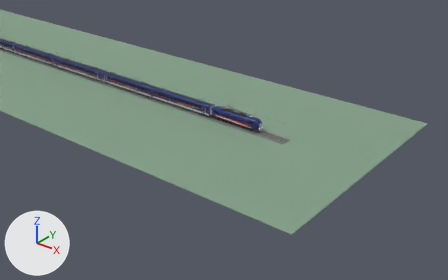
The Blender file assets/blender/nightjet-new-generation/nightjet-new-generation-master.blend, before and after one commit.
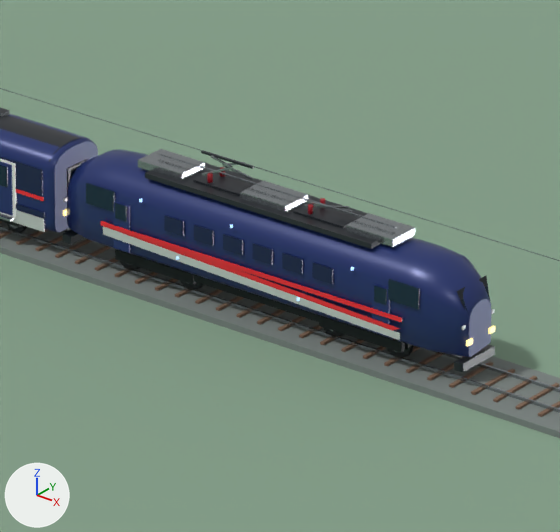
Each version appears first from a 50 mm lens placed at (203.1, -144.2, 82.3), pointed at (91.5, -4.6, -4.2), and next in a close-up on the part from 45% to 60% of the width and 31% to 54% of the height. Arrows for +X, +Y and +Z are at lower left; the lights stay in place. The last two pictures show the newer version.

Script lines for the objects in view, before the commit:
```python
ob_nightjet_taurus_grey_swoosh__1_001 = bpy.data.objects.new('nightjet_taurus_grey_swoosh_-1.001', me_nightjet_taurus_grey_swoosh__1_mesh)
ob_nightjet_taurus_grey_swoosh__1_001.parent = ob_vehicle_00_taurus_1116
ob_nightjet_taurus_grey_swoosh__1_001.location = (0.0, 0.0, 0.0)
ob_nightjet_taurus_red_stripe__1_001 = bpy.data.objects.new('nightjet_taurus_red_stripe_-1.001', me_rj_unitcube__nj_signal_red)
ob_nightjet_taurus_red_stripe__1_001.parent = ob_vehicle_00_taurus_1116
ob_nightjet_taurus_red_stripe__1_001.location = (0.0, -1.585, 2.02)
ob_nightjet_taurus_red_stripe__1_001.scale = (14.4, 0.06, 0.17)
ob_nightjet_taurus_red_swoosh__1_001 = bpy.data.objects.new('nightjet_taurus_red_swoosh_-1.001', me_nightjet_taurus_red_swoosh__1_mesh)
ob_nightjet_taurus_red_swoosh__1_001.parent = ob_vehicle_00_taurus_1116
ob_nightjet_taurus_red_swoosh__1_001.location = (0.0, 0.0, 0.0)
ob_nightjet_taurus_roof_spine_001 = bpy.data.objects.new('nightjet_taurus_roof_spine.001', me_rj_unitcube__nj_roof)
ob_nightjet_taurus_roof_spine_001.parent = ob_vehicle_00_taurus_1116
ob_nightjet_taurus_roof_spine_001.location = (0.0, 0.0, 4.34)
ob_nightjet_taurus_roof_spine_001.scale = (10.8, 2.22, 0.2)
# me_nightjet_taurus_grey_swoosh__1_mesh
# before: 0 (-7.1, -1.59, 1.58) at pixel (102, 234), 1 (7.15, -1.59, 1.18) at pixel (400, 340), 2 (7.15, -1.59, 1.48) at pixel (400, 333), 3 (-7.1, -1.59, 1.93) at pixel (102, 226)
# also in view: 'nightjet_taurus_panto_raised_base.001' at (90.4, 0.0, 4.4); 'review_ground' at (0.0, 0.0, -0.6); 'nightjet_taurus_roof_cabinet_2.001' at (97.7, 0.0, 4.5); 'nightjet_taurus_roof_cabinet_1.001' at (92.7, 0.0, 4.5); 'nightjet_taurus_side_window_-1_-1.001' at (85.4, -1.5, 3.1)
```
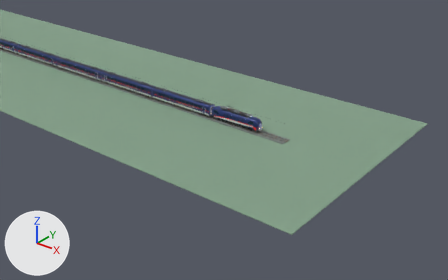
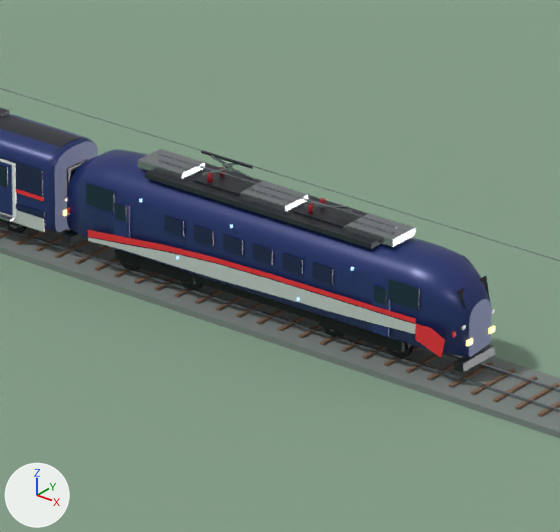
Changed parts and their boxes (x1, y1, x2, y2) in the close-ups (560 x 532 px):
'nightjet_taurus_grey_swoosh_-1.001', reshaped (10% wider, 16% shorter)
    before: (103, 226, 400, 340)
    after: (88, 238, 416, 334)
'nightjet_taurus_red_sweep_-1.001', added
    after: (88, 230, 416, 324)
'nightjet_taurus_red_stripe_-1.001', moved, turned, rescaled
    before: (100, 221, 402, 322)
    after: (452, 332, 456, 337)
'nightjet_taurus_red_swoosh_-1.001', deleted
    before: (103, 221, 400, 331)
'nightjet_taurus_red_cab_block_-1.001', added (red)
    after: (415, 324, 445, 357)

Diff of the bpy script that builds the scene:
```diff
--- a/assets/blender/nightjet-new-generation/nightjet-new-generation-master.blend.py
+++ b/assets/blender/nightjet-new-generation/nightjet-new-generation-master.blend.py
@@ me_nightjet_taurus_grey_swoosh__1_mesh @@
 # used by ob_nightjet_taurus_grey_swoosh__1_001; parent = ob_vehicle_00_taurus_1116; location = (0.0, 0.0, 0.0)
 # verts and faces of me_nightjet_taurus_grey_swoosh__1_mesh; kept vertices keep their numbers, new ones are numbered from 4
-me_nightjet_taurus_grey_swoosh__1_mesh.from_pydata(...)  # 4 vertices, 1 face; spans x -7.1..7.15, y -1.59, z 1.18..1.93
+me_nightjet_taurus_grey_swoosh__1_mesh.from_pydata(...)  # 16 vertices, 1 face; spans x -7.85..7.85, y -1.59, z 1.11..2.04
+# me_nightjet_taurus_grey_swoosh__1_mesh part 1
+delete_vertices([*range(0, 4)])  # with the faces that use them
+verts[4] = (7.85, -1.59, 2.04)  # pixel (415, 324)
+verts[5] = (6.6, -1.59, 2.02)  # pixel (388, 316)
+verts[6] = (4.2, -1.59, 2.0)  # pixel (336, 299)
+verts[7] = (1.2, -1.59, 1.97)  # pixel (273, 280)
+verts[8] = (-1.6, -1.59, 1.88)  # pixel (214, 263)
+verts[9] = (-4.0, -1.59, 1.71)  # pixel (165, 251)
+verts[10] = (-6.2, -1.59, 1.43)  # pixel (120, 243)
+verts[11] = (-7.85, -1.59, 1.25)  # pixel (87, 237)
+verts[12] = (-7.85, -1.59, 1.11)  # pixel (87, 240)
+verts[13] = (-6.2, -1.59, 1.2)  # pixel (121, 249)
+verts[14] = (-4.0, -1.59, 1.22)  # pixel (165, 263)
+verts[15] = (-1.6, -1.59, 1.25)  # pixel (214, 278)
+verts[16] = (1.2, -1.59, 1.35)  # pixel (273, 295)
+verts[17] = (4.2, -1.59, 1.44)  # pixel (336, 313)
+verts[18] = (6.6, -1.59, 1.56)  # pixel (388, 327)
+verts[19] = (7.85, -1.59, 1.64)  # pixel (415, 334)
+faces += [(4, 5, 6, 7, 8, 9, 10, 11, 12, 13, 14, 15, 16, 17, 18, 19)]
 me_nightjet_taurus_grey_swoosh__1_mesh.materials.append(mat_nj_silver_skirt)
@@ me_nightjet_taurus_red_sweep__1_mesh @@
+me_nightjet_taurus_red_sweep__1_mesh.from_pydata([(7.8, -1.6, 2.3), (6.6, -1.6, 2.2), (4.2, -1.6, 2.2), (1.2, -1.6, 2.2), (-1.6, -1.6, 2.1), (-4.0, -1.6, 2.0), (-6.2, -1.6, 1.8), (-7.8, -1.6, 1.6), (-7.8, -1.6, 1.3), (-6.2, -1.6, 1.5), (-4.0, -1.6, 1.7), (-1.6, -1.6, 1.9), (1.2, -1.6, 2.0), (4.2, -1.6, 2.0), (6.6, -1.6, 2.0), (7.8, -1.6, 2.1)], [], [(0, 1, 2, 3, 4, 5, 6, 7, 8, 9, 10, 11, 12, 13, 14, 15)])
+me_nightjet_taurus_red_sweep__1_mesh.materials.append(mat_nj_signal_red)  # red #ea2c35
@@ me_nightjet_taurus_red_cab_block__1_mesh @@
+me_nightjet_taurus_red_cab_block__1_mesh.from_pydata([(9.05, -1.602, 1.02), (7.85, -1.602, 1.42), (7.85, -1.602, 2.07), (8.55, -1.602, 2.1), (9.2, -1.602, 1.8)], [], [(0, 1, 2, 3, 4)])
+me_nightjet_taurus_red_cab_block__1_mesh.materials.append(mat_nj_signal_red)  # red #ea2c35
@@ ob_nightjet_taurus_red_stripe__1_001 @@
 ob_nightjet_taurus_red_stripe__1_001.parent = ob_vehicle_00_taurus_1116
-ob_nightjet_taurus_red_stripe__1_001.location = (0.0, -1.585, 2.02)
-ob_nightjet_taurus_red_stripe__1_001.scale = (14.4, 0.06, 0.17)
+ob_nightjet_taurus_red_stripe__1_001.location = (9.22, 0.0, 1.84)
+ob_nightjet_taurus_red_stripe__1_001.rotation_euler = (0.0, -0.13, 0.0)  # degrees (0, -7.4, 0)
+ob_nightjet_taurus_red_stripe__1_001.scale = (0.08, 2.25, 0.2)
@@ ob_nightjet_taurus_red_swoosh__1_001 @@
-ob_nightjet_taurus_red_swoosh__1_001 = bpy.data.objects.new('nightjet_taurus_red_swoosh_-1.001', me_nightjet_taurus_red_swoosh__1_mesh)
@@ ob_nightjet_taurus_red_sweep__1_001 @@
+ob_nightjet_taurus_red_sweep__1_001 = bpy.data.objects.new('nightjet_taurus_red_sweep_-1.001', me_nightjet_taurus_red_sweep__1_mesh)
+ob_nightjet_taurus_red_sweep__1_001.parent = ob_vehicle_00_taurus_1116
+ob_nightjet_taurus_red_sweep__1_001.location = (0.0, 0.0, 0.0)
@@ ob_nightjet_taurus_red_cab_block__1_001 @@
+ob_nightjet_taurus_red_cab_block__1_001 = bpy.data.objects.new('nightjet_taurus_red_cab_block_-1.001', me_nightjet_taurus_red_cab_block__1_mesh)
+ob_nightjet_taurus_red_cab_block__1_001.parent = ob_vehicle_00_taurus_1116
+ob_nightjet_taurus_red_cab_block__1_001.location = (0.0, 0.0, 0.0)
```
